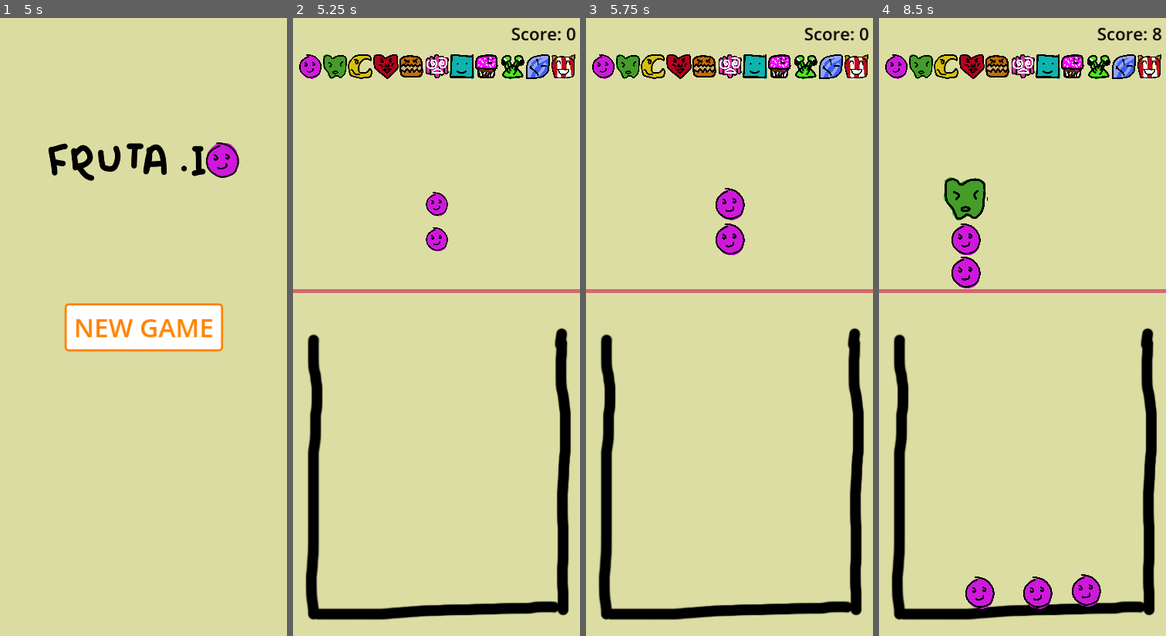
Above: before the commit, frames 1-4 (left to right).
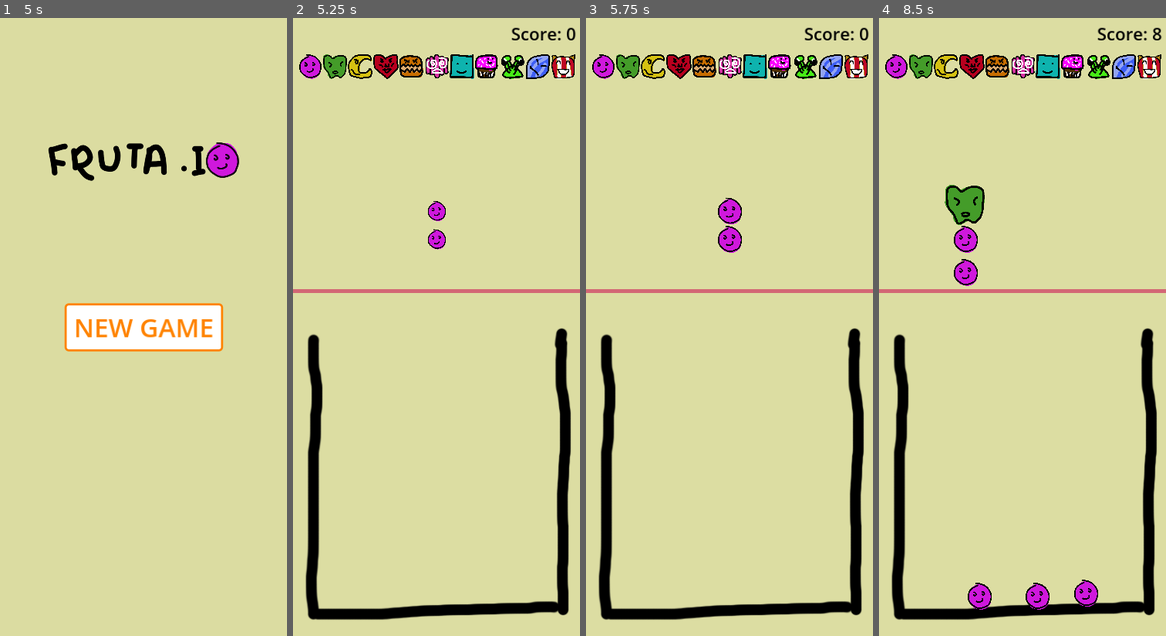
Above: after the commit, the same moments.

Repository: FlamingRat/fruta.io
Game: Godot game, scene res://scenes/menu/intro.tscn
The game is run twice, just before and just after one commit, with the same random seed, the same clock (stepped at 60 frames per second) and the same inputs.
Inputs (mouse positions are in pixels of both pictures, inside the frame that each line leads up to):
- Up to frame 1 (5 s): move the mouse to (206, 296) at 0.52 s; click (206, 296) at 0.6 s; move the mouse to (86, 357) at 1.27 s; click (86, 357) at 1.35 s; tap Enter at 2, 3.5 s; move the mouse to (172, 191) at 2.02 s; click (172, 191) at 2.1 s; tap Space at 2.75 s; move the mouse to (129, 450) at 2.77 s; click (129, 450) at 2.85 s; move the mouse to (229, 419) at 3.52 s; click (229, 419) at 3.6 s; move the mouse to (57, 234) at 4.27 s; click (57, 234) at 4.35 s
- Up to frame 2 (5.25 s): click "NEW GAME" at 5 s
- Up to frame 3 (5.75 s): no input
- Up to frame 4 (8.5 s): tap Space at 5.75 s; move the mouse to (1036, 327) at 5.77 s; click (1036, 327) at 5.85 s; move the mouse to (979, 172) at 6.52 s; click (979, 172) at 6.6 s; move the mouse to (1085, 296) at 7.27 s; click (1085, 296) at 7.35 s; move the mouse to (965, 357) at 8.02 s; click (965, 357) at 8.1 s

Frame 1 is identical in both runs. In frame 2, 0.3% of the frame differs, in the area x 46-55%, y 28-38%; in frame 3, 0.5%; in frame 4, 1.6%, in the area x 22-78%, y 25-96%.

Commit message:
Adjust fruit sizes

Diff:
--- a/scenes/fruit/fruit.gd
+++ b/scenes/fruit/fruit.gd
@@ -5,14 +5,16 @@
 signal combine(level: int)
 
 
-const SCALE_BASE_INCREASE = 0.5
-const SCALE_PER_LEVEL_RATIO = 1.5
+const SCALE_BASE_INCREASE = 1
+const SCALE_PER_LEVEL_RATIO = 1.25
 const MAX_LEVEL: int = 11
+const TIME_TO_MATURE: float = 0.3
 
 
 var level_manager: LevelManager
 var level: int = 1
 var last_frame_level: int = 1
+var age: float = 0
 
 
 @onready var animator: AnimationPlayer = $animator
@@ -23,8 +25,8 @@
 
 func _ready():
 	combine.connect(level_manager._on_fruit_combined)
+	animator.play("spawn")
 	update_size()
-	animator.play("spawn")
 
 
 func animate_promotion(new_pos: Vector2):
@@ -49,8 +51,11 @@
 	return true
 
 
-func _physics_process(_delta):
-	if level != last_frame_level:
+func _physics_process(delta):
+	if age < TIME_TO_MATURE:
+		age += delta
+
+	if level != last_frame_level and age >= TIME_TO_MATURE:
 		last_frame_level = level
 		update_size()
 		return
--- a/scenes/fruit/fruit.tscn
+++ b/scenes/fruit/fruit.tscn
@@ -7,6 +7,7 @@
 bounce = 0.15
 
 [sub_resource type="CircleShape2D" id="CircleShape2D_vtjvt"]
+radius = 7.07107
 
 [sub_resource type="Animation" id="Animation_mmi1p"]
 length = 0.001
@@ -48,7 +49,7 @@
 "times": PackedFloat32Array(0, 0.2),
 "transitions": PackedFloat32Array(1, 1),
 "update": 0,
-"values": [Vector2(1e-05, 1e-05), Vector2(0.02, 0.02)]
+"values": [Vector2(1e-05, 1e-05), Vector2(0.015, 0.015)]
 }
 
 [sub_resource type="AnimationLibrary" id="AnimationLibrary_jky08"]
--- a/scenes/menu/intro.tscn
+++ b/scenes/menu/intro.tscn
@@ -2,6 +2,21 @@
 
 [ext_resource type="Script" path="res://scenes/menu/intro.gd" id="1_avwri"]
 [ext_resource type="Texture2D" uid="uid://sp1ddks8b0wo" path="res://sprites/LogoWithText.png" id="1_lwb15"]
+
+[sub_resource type="Animation" id="Animation_gks54"]
+length = 0.001
+tracks/0/type = "value"
+tracks/0/imported = false
+tracks/0/enabled = true
+tracks/0/path = NodePath("..:modulate")
+tracks/0/interp = 1
+tracks/0/loop_wrap = true
+tracks/0/keys = {
+"times": PackedFloat32Array(0),
+"transitions": PackedFloat32Array(1),
+"update": 0,
+"values": [Color(0, 0, 0, 1)]
+}
 
 [sub_resource type="Animation" id="Animation_j83d6"]
 resource_name = "fadein"
@@ -31,21 +46,6 @@
 "args": [],
 "method": &"open_menu"
 }]
-}
-
-[sub_resource type="Animation" id="Animation_gks54"]
-length = 0.001
-tracks/0/type = "value"
-tracks/0/imported = false
-tracks/0/enabled = true
-tracks/0/path = NodePath("..:modulate")
-tracks/0/interp = 1
-tracks/0/loop_wrap = true
-tracks/0/keys = {
-"times": PackedFloat32Array(0),
-"transitions": PackedFloat32Array(1),
-"update": 0,
-"values": [Color(0, 0, 0, 1)]
 }
 
 [sub_resource type="AnimationLibrary" id="AnimationLibrary_rds5e"]
